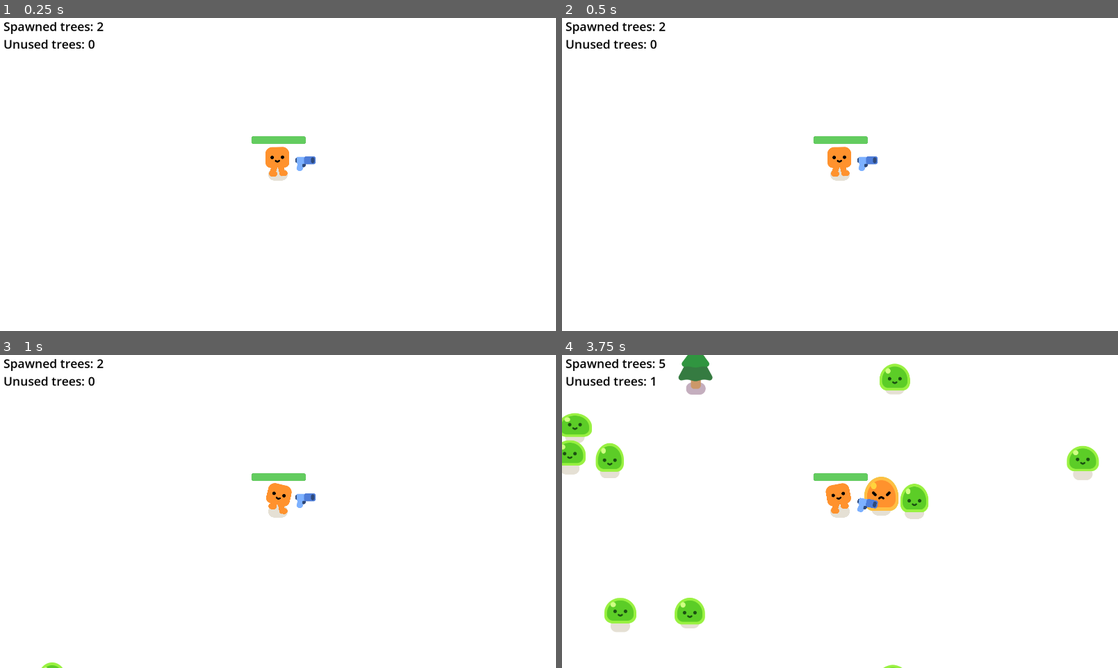
Above: before the commit, frames 1-4 (two rows, left to right).
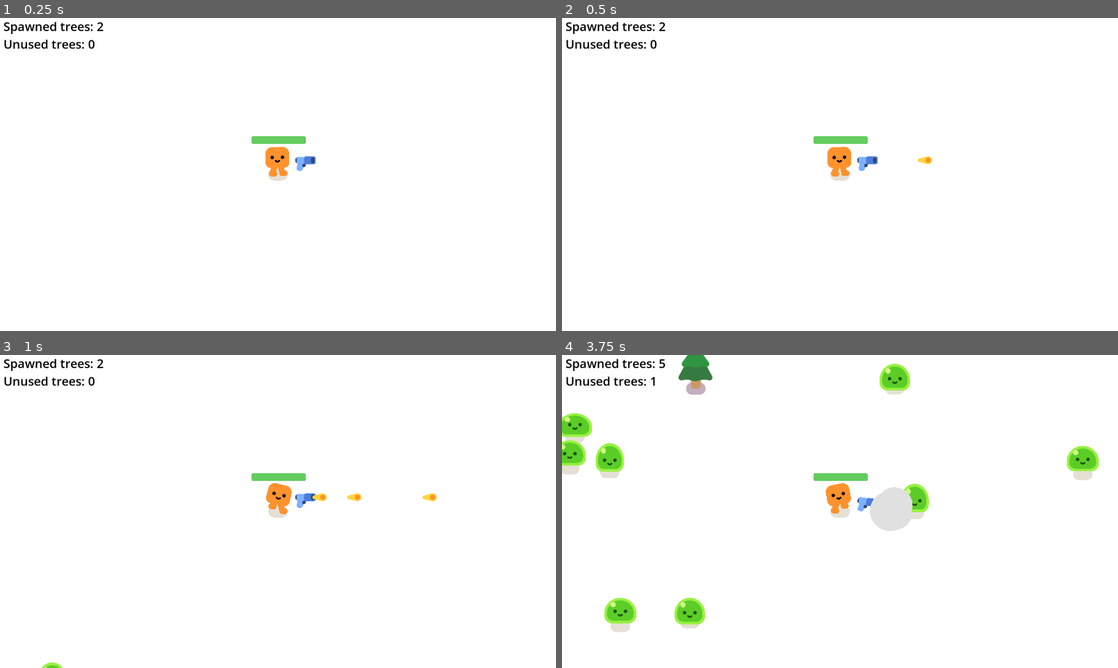
Above: after the commit, the same moments.

Repository: cottondell/shoot-em-up-game
Game: Godot game, scene res://game.tscn
The game is run twice, just before and just after one commit, with the same random seed, the same clock (stepped at 60 frames per second) and the same inputs.
Inputs:
- Up to frame 1 (0.25 s): no input
- Up to frame 2 (0.5 s): no input
- Up to frame 3 (1 s): tap Enter at 0.5 s; hold D (move_right) from 0.53 s (still down)
- Up to frame 4 (3.75 s): release D (move_right) at 1.28 s; hold S (move_down) 1.28-2.03 s; hold D (move_right) 2.03-2.78 s; hold W (move_up) 2.78-3.53 s; hold A (move_left) from 3.53 s (still down)

Frame 1 is identical in both runs. In frame 2, less than 0.1% of the frame differs, in the area x 64-67%, y 44-47%; in frame 3, 0.1%; in frame 4, 1.1%, in the area x 53-66%, y 38-100%.

Commit message:
Updated guns so external scripts set their target, made gun_handler to manage multiple guns

Diff:
--- a/gun.gd
+++ b/gun.gd
@@ -1,36 +1,82 @@
-extends Area2D
+class_name Gun
+extends Node2D
 
-@onready var facing_right_visual_scale_y = %Pistol.scale.y
+# Changing how guns work:
+# - Only mode currently is follow mode
+# - Guns have a target which is set by another script
+# - They constantly point at the target
+# - Other script tells them when to fire via function
+# - Optional auto-fire mode where speed can be set by other script
 
+# Private variables
+var _is_facing_right: bool = true
+@onready var _facing_right_visual_scale_y = %Pistol.scale.y
+
+# Autofire variables
 var target: Node2D
-var is_facing_right: bool = true
+var autofire_enabled: bool = false
+var autofire_delay: float = 0.3
 
-func _physics_process(delta: float) -> void:
+# Engine events
+func _ready() -> void:
+	if autofire_enabled:
+		%AutofireTimer.start(autofire_delay)
+
+func _physics_process(_delta: float) -> void:
+	# Try aim at target
 	if aim_at_target():
+		# Flip orientation of gun visual if needed
 		fix_visual_orientation()
 
-func get_closest_enemy() -> Node2D:
-	var enemies_in_range: Array[Node2D] = get_overlapping_bodies()
+# Functions
+## Fire a bullet from the shoot point of the gun.
+func shoot():
+	const BULLET = preload("res://bullet.tscn")
 
-	# Return if no enemies in range
-	if enemies_in_range.size() == 0:
+	# Instantiate new bullet at shoot point with rotation of gun
+	var new_bullet: Area2D = BULLET.instantiate()
+	new_bullet.global_position = %ShootPoint.global_position
+	new_bullet.global_rotation = global_rotation
+	%ShootPoint.add_child(new_bullet)
+
+# Autofire functions
+func enable_autofire():
+	if autofire_enabled:
 		return
 
-	# Set closest enemy to first one
-	var closest_enemy: Node2D = enemies_in_range.pop_front()
-	var closest_distance: float = global_position.distance_to(closest_enemy.global_position)
+	autofire_enabled = true
 
-	# Loop through all other enemies
-	for enemy in enemies_in_range:
-		var enemy_distance = global_position.distance_to(enemy.global_position)
+	if is_node_ready():
+		print(%AutofireTimer.paused)
+		%AutofireTimer.start(autofire_delay)
+		print(%AutofireTimer.paused)
 
-		# Check if enemy is closer than closest so far
-		if enemy_distance < closest_distance:
-			closest_enemy = enemy
-			closest_distance = enemy_distance
+func disable_autofire():
+	if !autofire_enabled:
+		return
 
-	return closest_enemy
+	autofire_enabled = false
 
+	if is_node_ready():
+		%AutofireTimer.stop()
+
+func set_autofire_delay(delay: float):
+	autofire_delay = delay
+
+	if autofire_enabled && is_node_ready():
+		%AutofireTimer.wait_time = delay
+
+## Shoot gun when autofire timer times out
+func _on_autofire_timer_timeout() -> void:
+	# Shoot gun if autofire is enabled
+	if autofire_enabled:
+		shoot()
+
+	# Safety catch incase timer is enabled when it should be disabled
+	else:
+		%AutofireTimer.stop()
+
+## Rotate gun to point at target, if one is set.
 func aim_at_target() -> bool:
 	# No target to aim at
 	if !target:
@@ -52,38 +98,21 @@
 
 	return true
 
+## Change y scale to flip gun depending on which direction it's facing.
 func fix_visual_orientation():
 	var new_is_facing_right = abs(rotation) < PI / 2
 
-	# Hasn't changed facing
-	if is_facing_right == new_is_facing_right:
+	# Not changed -> don't do anything
+	if _is_facing_right == new_is_facing_right:
 		return
 
+	# Changed -> update facing
+	_is_facing_right = new_is_facing_right
+
 	# Facing right = set normal scale
-	if new_is_facing_right:
-		%Pistol.scale.y = facing_right_visual_scale_y
+	if _is_facing_right:
+		%Pistol.scale.y = _facing_right_visual_scale_y
 
 	# Facing left = set negative of normal scale
 	else:
-		%Pistol.scale.y = -facing_right_visual_scale_y
-
-	# Set is_facing_right
-	is_facing_right = new_is_facing_right
-
-func shoot():
-	const BULLET = preload("res://bullet.tscn")
-
-	# Instantiate new bullet at shoot point with rotation of gun
-	var new_bullet: Area2D = BULLET.instantiate()
-	new_bullet.global_position = %ShootPoint.global_position
-	new_bullet.rotation = rotation
-	%ShootPoint.add_child(new_bullet)
-
-func _on_shoot_timer_timeout() -> void:
-	# Shoot if there is a target
-	if target:
-		shoot()
-
-func _on_target_switch_timer_timeout() -> void:
-	# Switch target by timer instead of each frame
-	target = get_closest_enemy()
+		%Pistol.scale.y = -_facing_right_visual_scale_y
--- a/gun.tscn
+++ b/gun.tscn
@@ -3,16 +3,8 @@
 [ext_resource type="Script" uid="uid://bpyfw0mh6bsnv" path="res://gun.gd" id="1_dk5gl"]
 [ext_resource type="Texture2D" uid="uid://coon1w77o334i" path="res://pistol/pistol.png" id="1_vk1bi"]
 
-[sub_resource type="CircleShape2D" id="CircleShape2D_8a46v"]
-radius = 473.1522
-
-[node name="Gun" type="Area2D" unique_id=601680121]
-collision_layer = 0
-collision_mask = 2
+[node name="Gun" type="Node2D" unique_id=167752776]
 script = ExtResource("1_dk5gl")
-
-[node name="CollisionShape2D" type="CollisionShape2D" parent="." unique_id=1573557961]
-shape = SubResource("CircleShape2D_8a46v")
 
 [node name="WeaponPivot" type="Marker2D" parent="." unique_id=1411927407]
 
@@ -25,13 +17,8 @@
 unique_name_in_owner = true
 position = Vector2(26, -11)
 
-[node name="ShootTimer" type="Timer" parent="." unique_id=493512823]
+[node name="AutofireTimer" type="Timer" parent="." unique_id=493512823]
+unique_name_in_owner = true
 wait_time = 0.3
-autostart = true
 
-[node name="TargetSwitchTimer" type="Timer" parent="." unique_id=1569461882]
-wait_time = 0.2
-autostart = true
-
-[connection signal="timeout" from="ShootTimer" to="." method="_on_shoot_timer_timeout"]
-[connection signal="timeout" from="TargetSwitchTimer" to="." method="_on_target_switch_timer_timeout"]
+[connection signal="timeout" from="AutofireTimer" to="." method="_on_autofire_timer_timeout"]
--- /dev/null
+++ b/gun_handler.gd
@@ -0,0 +1,49 @@
+extends Area2D
+
+var guns: Array[Gun]
+
+func _process(delta: float) -> void:
+	aim_guns()
+
+func aim_guns():
+	var enemies = get_enemies_by_range()
+
+	for i in range(min(guns.size(), enemies.size())):
+		guns[i].target = enemies[i]
+
+class Node2DWithFloat:
+	var node: Node2D
+	var value: float
+
+	func _init(node: Node2D, value: float) -> void:
+		self.node = node
+		self.value = value
+
+func get_enemies_by_range() -> Array[Node2D]:
+	# Improvement:
+	# - Just use insertion sort with 1 loop which calculates distance then
+	#   inserts in into correct place in distances array, then inserts enemy
+	#   at same place in relevant array.
+
+	var enemies_in_range: Array[Node2D] = get_overlapping_bodies()
+
+	# Return empty array if no enemies in range
+	if enemies_in_range.size() == 0:
+		return enemies_in_range
+
+	# Create array to hold enemies and their distances from the gun
+	var enemies_with_distance:  Array[Node2DWithFloat]  = []
+	enemies_with_distance.resize(enemies_in_range.size())
+
+	# Calculate distances for all enemies
+	for i in range(enemies_in_range.size()):
+		var enemy = enemies_in_range[i]
+		var distance = global_position.distance_to(enemy.global_position)
+		enemies_with_distance[i] = Node2DWithFloat.new(enemy, distance)
+
+	enemies_with_distance.sort_custom(func(a, b): a.value < b.value)
+
+	for i in range(enemies_with_distance.size()):
+		enemies_in_range[i] = enemies_with_distance[i].node
+
+	return enemies_in_range
--- /dev/null
+++ b/gun_handler.tscn
@@ -0,0 +1,14 @@
+[gd_scene format=3 uid="uid://cncs65q1svmfm"]
+
+[ext_resource type="Script" uid="uid://dw8nrsrfxdefc" path="res://gun_handler.gd" id="1_m8n5c"]
+
+[sub_resource type="CircleShape2D" id="CircleShape2D_udid6"]
+radius = 473.1522
+
+[node name="GunHandler" type="Area2D" unique_id=210950427]
+collision_layer = 0
+collision_mask = 2
+script = ExtResource("1_m8n5c")
+
+[node name="CollisionShape2D" type="CollisionShape2D" parent="." unique_id=1242354754]
+shape = SubResource("CircleShape2D_udid6")
--- a/player.gd
+++ b/player.gd
@@ -14,6 +14,15 @@
 # Base game-state functions
 func _ready() -> void:
 	%HealthBar.value = health
+
+	for i in range(1):
+		const GUN = preload("res://gun.tscn")
+
+		var new_gun: Gun = GUN.instantiate()
+		new_gun.enable_autofire()
+
+		%GunHandler.add_child(new_gun)
+		%GunHandler.guns.append(new_gun)
 
 func _physics_process(delta: float) -> void:
 	update_player_movement()
--- a/player.tscn
+++ b/player.tscn
@@ -2,13 +2,13 @@
 
 [ext_resource type="PackedScene" uid="uid://pbmyh1qru7p" path="res://characters/happy_boo/happy_boo.tscn" id="1_4flbx"]
 [ext_resource type="Script" uid="uid://yh2ao5or56lq" path="res://player.gd" id="1_onrkg"]
-[ext_resource type="PackedScene" uid="uid://du5i8r7jdycua" path="res://gun.tscn" id="3_i3pqv"]
+[ext_resource type="PackedScene" uid="uid://cncs65q1svmfm" path="res://gun_handler.tscn" id="3_hqtel"]
+
+[sub_resource type="CircleShape2D" id="CircleShape2D_8a46v"]
+radius = 39.115215
 
 [sub_resource type="CircleShape2D" id="CircleShape2D_w4u7g"]
 radius = 33.0
-
-[sub_resource type="CircleShape2D" id="CircleShape2D_8a46v"]
-radius = 39.115215
 
 [sub_resource type="StyleBoxFlat" id="StyleBoxFlat_n7a5r"]
 bg_color = Color(0.15294118, 0.16862746, 0.1882353, 1)
@@ -32,12 +32,10 @@
 [node name="HappyBoo" parent="." unique_id=1091727253 instance=ExtResource("1_4flbx")]
 unique_name_in_owner = true
 
-[node name="CollisionShape2D" type="CollisionShape2D" parent="." unique_id=922558071]
-shape = SubResource("CircleShape2D_w4u7g")
-
 [node name="Camera2D" type="Camera2D" parent="." unique_id=19558636]
 
-[node name="Gun" parent="." unique_id=601680121 instance=ExtResource("3_i3pqv")]
+[node name="GunHandler" parent="." unique_id=1092212177 instance=ExtResource("3_hqtel")]
+unique_name_in_owner = true
 position = Vector2(0, -38)
 
 [node name="HurtBox" type="Area2D" parent="." unique_id=17904363]
@@ -48,6 +46,9 @@
 [node name="CollisionShape2D" type="CollisionShape2D" parent="HurtBox" unique_id=2004851098]
 shape = SubResource("CircleShape2D_8a46v")
 debug_color = Color(0.7811832, 0.43679494, 3.85046e-07, 0.41960785)
+
+[node name="Collision" type="CollisionShape2D" parent="." unique_id=922558071]
+shape = SubResource("CircleShape2D_w4u7g")
 
 [node name="HealthBar" type="ProgressBar" parent="." unique_id=404501888]
 unique_name_in_owner = true
Not shown, added: gun_handler.gd.uid
Not shown, changed: README.md
